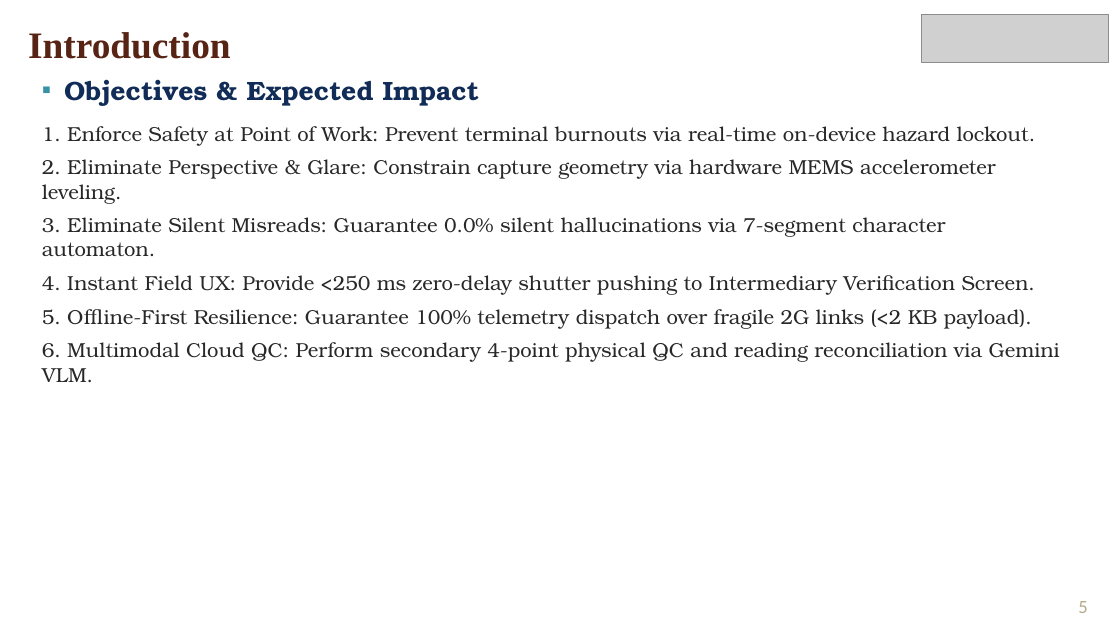
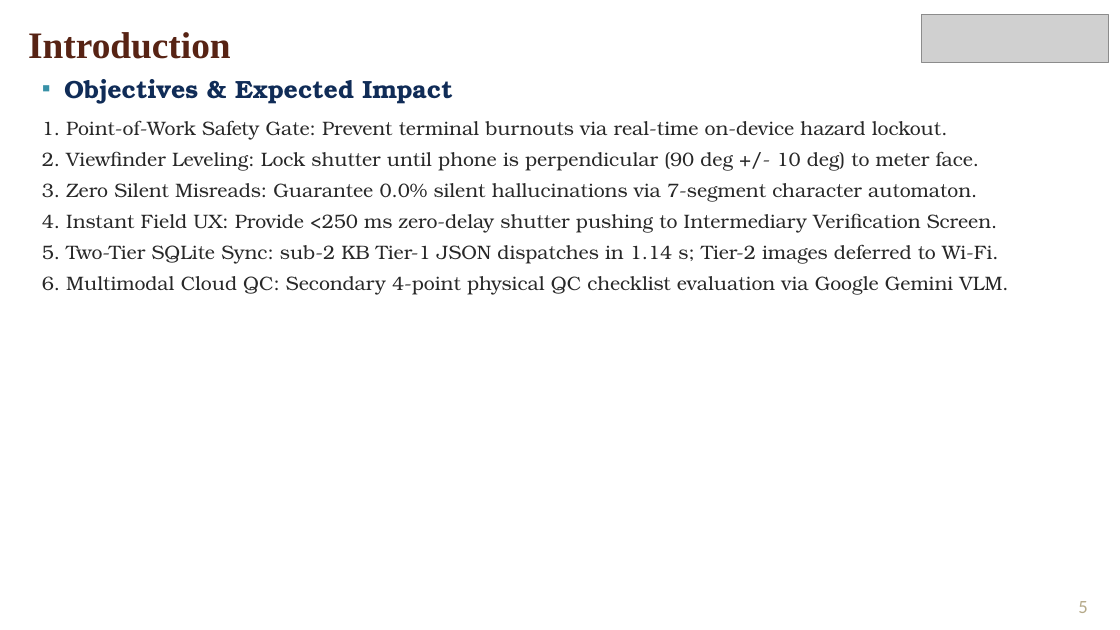
Before and after one commit to frankmathewsajan/psychic-spark, a slide deck: slide 5 of docs/presentation/Capstone_Final_Review_Presentation.pptx. Drawn at 1120x630 pixels with LibreOffice and Linux fonts; fonts in the diff are those of the drawing; grey boxes stand for pictures; background and template pictures are left out. Boxes give left, top, right and bottom in pixels: in the first picture for what was removed or moved away, otherwise in the second. Text is boxed around its words. In the diff, an @@ line names an element or a change of style, - is before the commit and + after.

```diff
--- a/docs/presentation/Capstone_Final_Review_Presentation.pptx
+++ b/docs/presentation/Capstone_Final_Review_Presentation.pptx
@@ text at (42, 79, 998, 233): size 17 to 16 pt in "Objectives & Expected Impact"; size 13 to 12.5 pt in "4. Instant Field UX: Provide <250 ms ..."; less space between paragraphs @@
@@ text at (42, 120, 980, 202): text changed; size 13 to 12.5 pt @@
-1. Enforce Safety at Point of Work: Prevent terminal burnouts via real-time on-device hazard lockout.
-2. Eliminate Perspective & Glare: Constrain capture geometry via hardware MEMS accelerometer leveling.
-3. Eliminate Silent Misreads: Guarantee 0.0% silent hallucinations via 7-segment character automaton.
+1. Point-of-Work Safety Gate: Prevent terminal burnouts via real-time on-device hazard lockout.
+2. Viewfinder Leveling: Lock shutter until phone is perpendicular (90 deg +/- 10 deg) to meter face.
+3. Zero Silent Misreads: Guarantee 0.0% silent hallucinations via 7-segment character automaton.
@@ text at (42, 244, 1008, 295): text changed; size 13 to 12.5 pt @@
-5. Offline-First Resilience: Guarantee 100% telemetry dispatch over fragile 2G links (<2 KB payload).
-6. Multimodal Cloud QC: Perform secondary 4-point physical QC and reading reconciliation via Gemini VLM.
+5. Two-Tier SQLite Sync: sub-2 KB Tier-1 JSON dispatches in 1.14 s; Tier-2 images deferred to Wi-Fi.
+6. Multimodal Cloud QC: Secondary 4-point physical QC checklist evaluation via Google Gemini VLM.
```
Also in this commit, not shown: 13 other slides changed, 4 other files.
